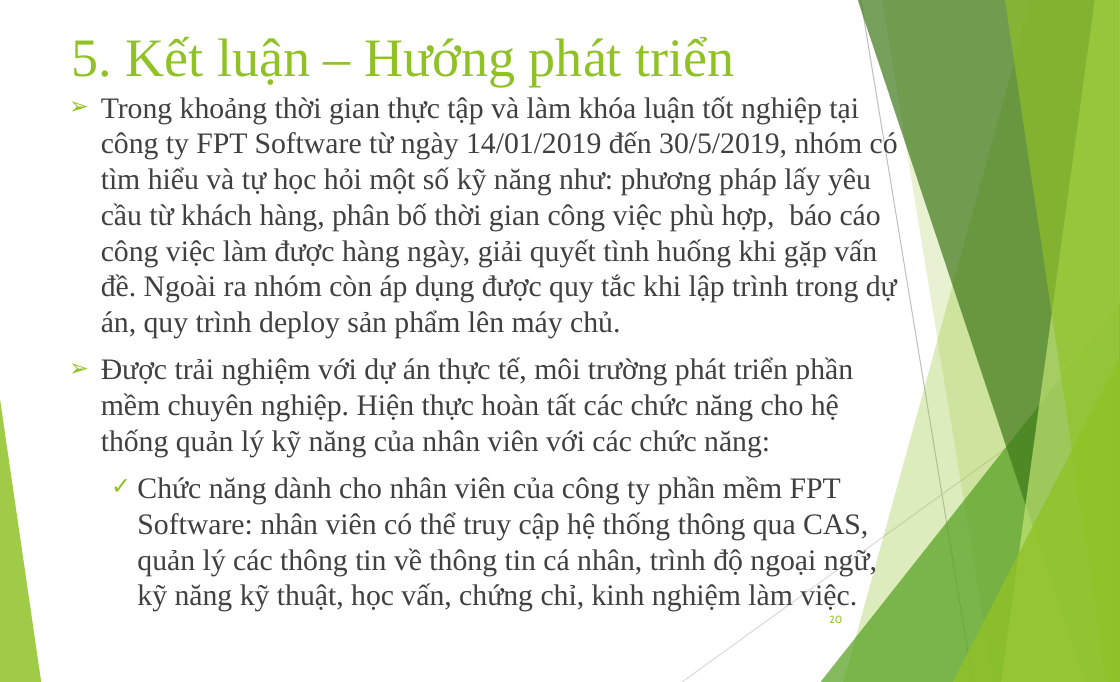
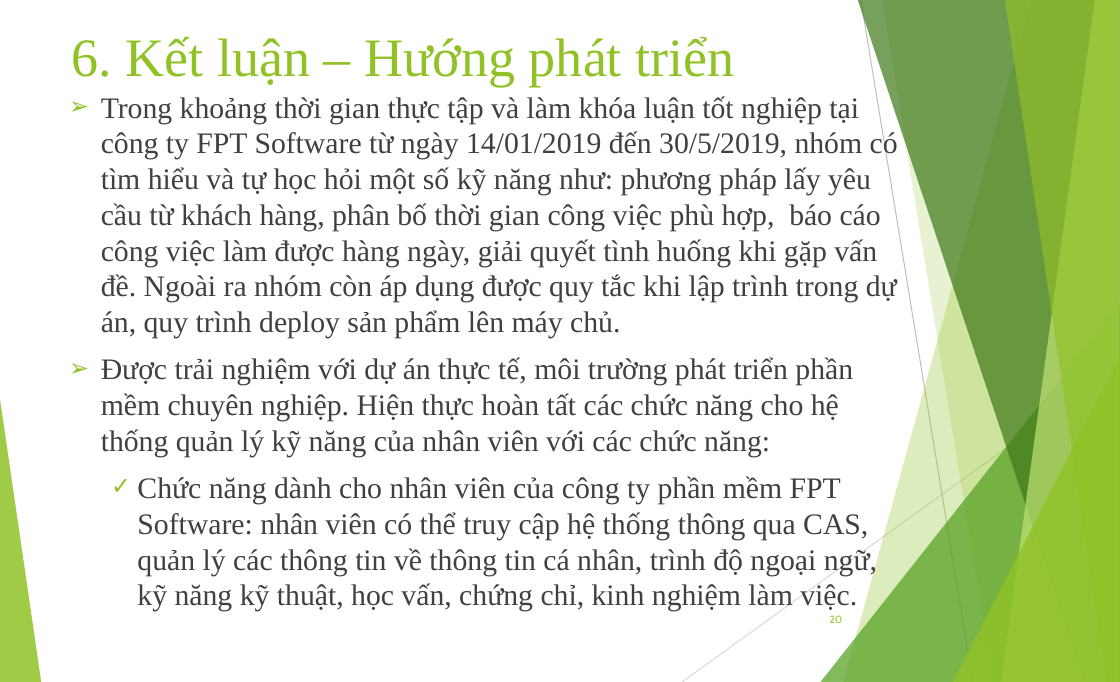
Before and after one commit to andy3520/intern-final-doc, a slide deck: slide 20 of doc/BAO_CAO-DO_AN_TOT_NGHIEP-SKILL_INVENTORY.pptx. Drawn at 1120x682 pixels with LibreOffice and Linux fonts; fonts in the diff are those of the drawing. Boxes give left, top, right and bottom in pixels: in the first picture for what was removed or moved away, otherwise in the second. Text is boxed around its words. In the diff, an @@ line names an element or a change of style, - is before the commit and + after.

```diff
--- a/doc/BAO_CAO-DO_AN_TOT_NGHIEP-SKILL_INVENTORY.pptx
+++ b/doc/BAO_CAO-DO_AN_TOT_NGHIEP-SKILL_INVENTORY.pptx
@@ title at <box>72,36,734,86</box>: text changed @@
-5. Kết luận – Hướng phát triển
+6. Kết luận – Hướng phát triển
```
Also in this commit, not shown: 2 other slides changed, 1 other file.
